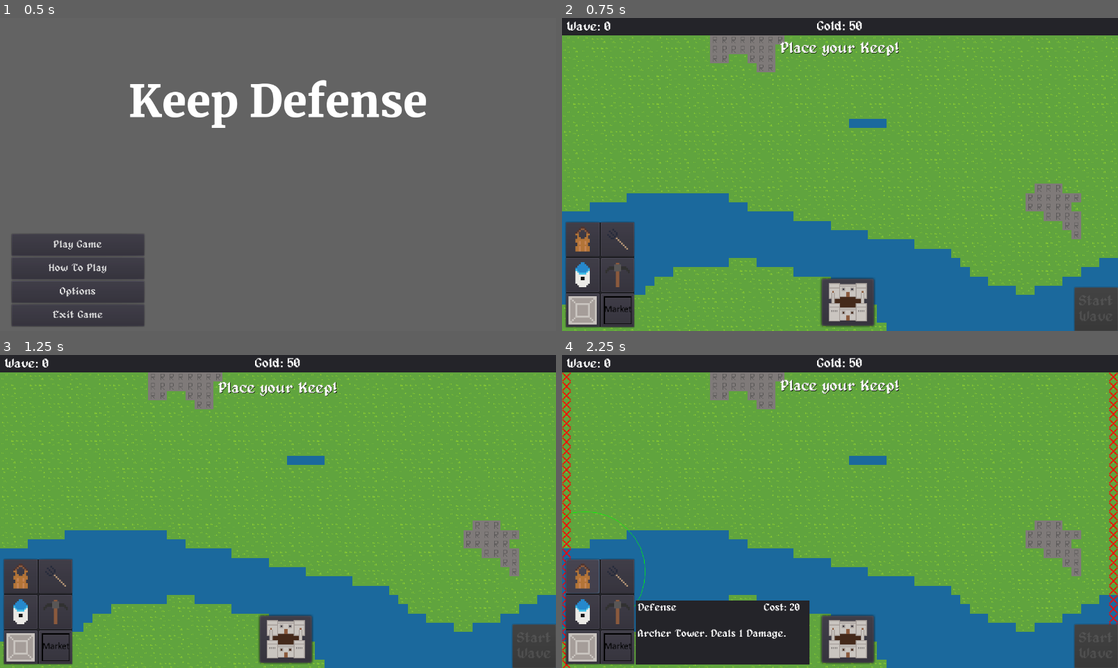
Above: before the commit, frames 1-4 (two rows, left to right).
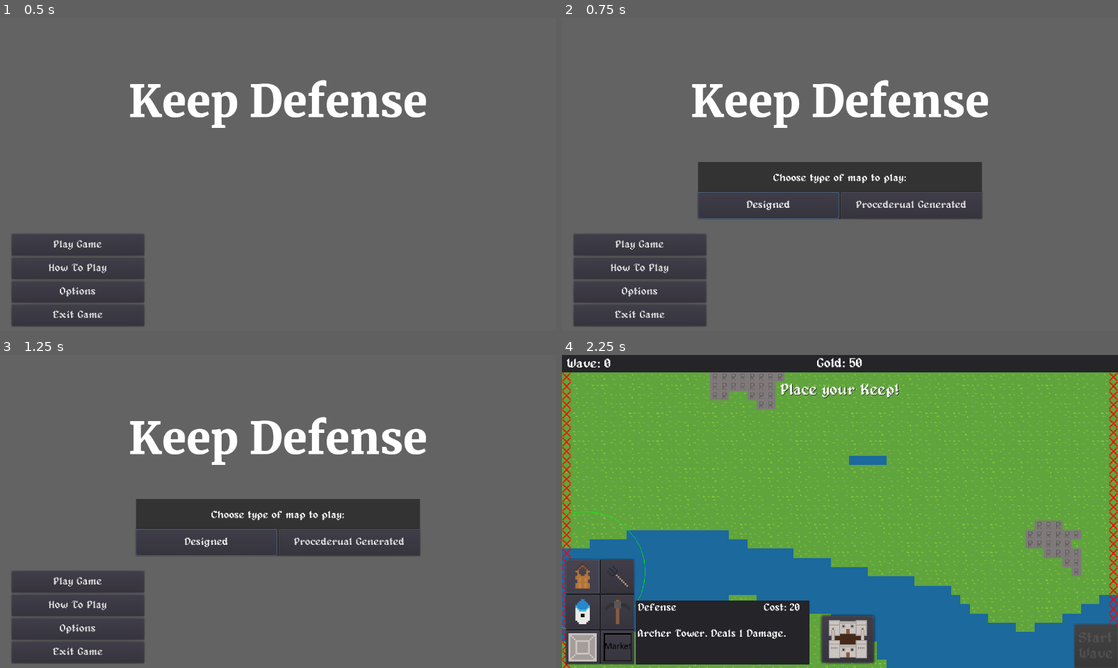
Above: after the commit, the same moments.

Repository: Joshua5437/Game-3
Game: Godot game, scene res://ui/main_menu/main_menu.tscn
Same seed, same stepped clock (60 frames per second), same inputs: the game is played once before the commit and once after it.
Inputs (mouse positions are in pixels of both pictures, inside the frame that each line leads up to):
- Up to frame 1 (0.5 s): no input
- Up to frame 2 (0.75 s): click "Play Game" at 0.5 s
- Up to frame 3 (1.25 s): no input
- Up to frame 4 (2.25 s): click (767, 542) at 1.25 s, where only the run after the commit has a clickable "Designed"; click (584, 577) at 2 s

Frame 1 is identical in both runs. In frame 2, 97% of the frame differs, in the area x 0-100%, y 0-100%; in frame 3, 97%; in frame 4, 0.6%.

Commit message:
fixed procedural scene and added choice to pick map type

Diff:
--- a/procedural_scene.tscn
+++ b/procedural_scene.tscn
@@ -8,11 +8,15 @@
 [ext_resource path="res://enemies/zombie.tscn" type="PackedScene" id=6]
 [ext_resource path="res://enemies/skeleton.tscn" type="PackedScene" id=7]
 [ext_resource path="res://maps/procedural_map.tscn" type="PackedScene" id=8]
+[ext_resource path="res://maps/procedural_map.gd" type="Script" id=9]
 
 [node name="ProceduralScene" instance=ExtResource( 1 )]
 script = ExtResource( 2 )
 wave_gold = 50
 procedural_map = ExtResource( 8 )
+
+[node name="Map" parent="." index="0"]
+script = ExtResource( 9 )
 
 [node name="WaveSystem" parent="." index="2"]
 enemies = {
--- a/scripts/procedural_game.gd
+++ b/scripts/procedural_game.gd
@@ -3,14 +3,5 @@
 export(PackedScene) var procedural_map
 
 func setup():
-	remove_child(map)
-	map.queue_free()
-
-	# Create procedural map
-	map = procedural_map.instance()
-	add_child(map)
-	move_child(map, 0)
-
 	map.generate_map()
-	map.connect("placed_building", self, "_on_Map_building_placed")
 	.setup()
--- a/ui/main_menu/main.gd
+++ b/ui/main_menu/main.gd
@@ -4,7 +4,9 @@
 signal options_pressed
 
 func _on_PlayButton_pressed():
-	get_tree().change_scene("res://mainScene.tscn")
+	#get_tree().change_scene("res://mainScene.tscn")
+	$Popup.show()
+	$Popup.popup()
 
 func _on_HowToPlayButton_pressed():
 	emit_signal("how_to_play_pressed")
--- a/ui/main_menu/main.tscn
+++ b/ui/main_menu/main.tscn
@@ -1,8 +1,9 @@
-[gd_scene load_steps=6 format=2]
+[gd_scene load_steps=7 format=2]
 
 [ext_resource path="res://ui/template_button.gd" type="Script" id=1]
 [ext_resource path="res://ui/fonts/Merriweather-Black.ttf" type="DynamicFontData" id=2]
 [ext_resource path="res://ui/main_menu/main.gd" type="Script" id=3]
+[ext_resource path="res://ui/main_menu/map_popup.tscn" type="PackedScene" id=4]
 [ext_resource path="res://ui/theme.tres" type="Theme" id=5]
 
 [sub_resource type="DynamicFont" id=7]
@@ -67,6 +68,9 @@
 text = "Exit Game"
 script = ExtResource( 1 )
 
+[node name="Popup" parent="." instance=ExtResource( 4 )]
+visible = false
+
 [connection signal="pressed" from="Buttons/PlayButton" to="." method="_on_PlayButton_pressed"]
 [connection signal="pressed" from="Buttons/HowToPlayButton" to="." method="_on_HowToPlayButton_pressed"]
 [connection signal="pressed" from="Buttons/OptionsButton" to="." method="_on_OptionsButton_pressed"]
--- /dev/null
+++ b/ui/main_menu/map_popup.gd
@@ -0,0 +1,16 @@
+extends Control
+
+func popup():
+	$Popup.popup()
+
+
+func _on_DesignMap_pressed():
+	get_tree().change_scene("res://mainScene.tscn")
+
+
+func _on_ProceduralMap_pressed():
+	get_tree().change_scene("res://procedural_scene.tscn")
+
+
+func _on_Popup_popup_hide():
+	hide()
--- /dev/null
+++ b/ui/main_menu/map_popup.tscn
@@ -0,0 +1,56 @@
+[gd_scene load_steps=3 format=2]
+
+[ext_resource path="res://ui/main_menu/map_popup.gd" type="Script" id=1]
+[ext_resource path="res://ui/theme.tres" type="Theme" id=2]
+
+[node name="Popup" type="Control"]
+anchor_right = 1.0
+anchor_bottom = 1.0
+theme = ExtResource( 2 )
+script = ExtResource( 1 )
+
+[node name="Popup" type="Popup" parent="."]
+visible = true
+anchor_left = 0.5
+anchor_top = 0.5
+anchor_right = 0.5
+anchor_bottom = 0.5
+margin_left = -327.0
+margin_top = -29.0
+margin_right = 327.0
+margin_bottom = 102.0
+
+[node name="ColorRect" type="ColorRect" parent="Popup"]
+anchor_right = 1.0
+anchor_bottom = 1.0
+color = Color( 0.203922, 0.203922, 0.203922, 1 )
+
+[node name="Label" type="Label" parent="Popup"]
+anchor_right = 1.0
+margin_bottom = 75.0
+text = "Choose type of map to play:"
+align = 1
+valign = 1
+
+[node name="HBoxContainer" type="HBoxContainer" parent="Popup"]
+anchor_top = 1.0
+anchor_right = 1.0
+anchor_bottom = 1.0
+margin_top = -62.0
+
+[node name="DesignMap" type="Button" parent="Popup/HBoxContainer"]
+margin_right = 325.0
+margin_bottom = 62.0
+size_flags_horizontal = 3
+text = "Designed"
+
+[node name="ProceduralMap" type="Button" parent="Popup/HBoxContainer"]
+margin_left = 329.0
+margin_right = 654.0
+margin_bottom = 62.0
+size_flags_horizontal = 3
+text = "Procederual Generated"
+
+[connection signal="popup_hide" from="Popup" to="." method="_on_Popup_popup_hide"]
+[connection signal="pressed" from="Popup/HBoxContainer/DesignMap" to="." method="_on_DesignMap_pressed"]
+[connection signal="pressed" from="Popup/HBoxContainer/ProceduralMap" to="." method="_on_ProceduralMap_pressed"]
Not shown: 1 places in procedural_scene.tscn that only renumber resources
